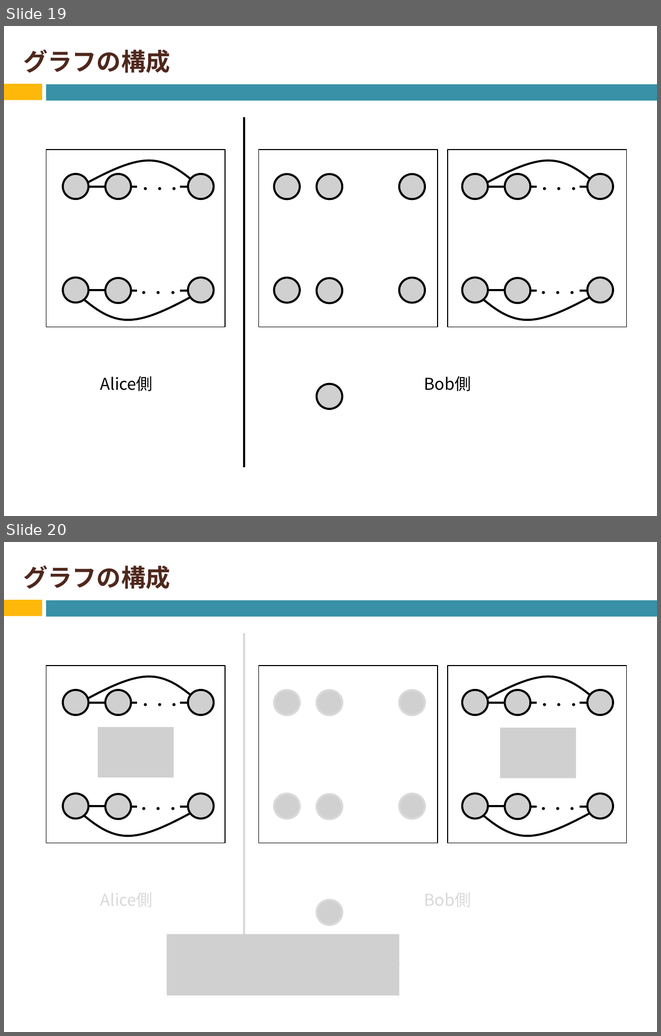
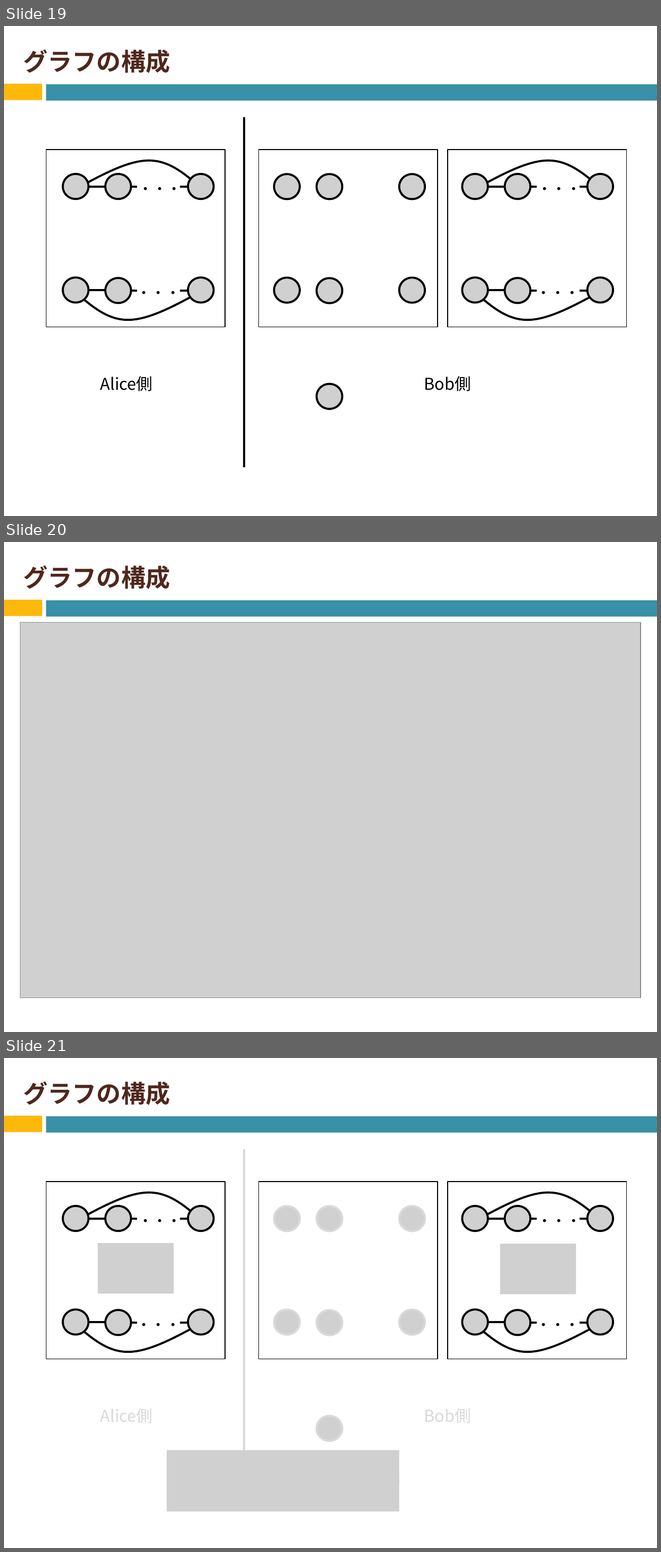
Before and after one commit to Izulabo-nitech/Distributed_Complexity_of_k-Maximal_Independent_Set_Verification, a slide deck: chukan/chukan2020_sato.pptx. Shown one above the other, each under a label of ours: slides 19 and 20 before the commit, slides 19, 20 and 21 after it. The pictures are 661x1036 and 661x1552 pixels, drawn with LibreOffice and Linux fonts; fonts in the diff are those of the drawing; grey boxes stand for pictures. Boxes give left, top, right and bottom in pixels: in the first picture for what was removed or moved away, otherwise in the second. Text is boxed around its words. In the diff, an @@ line names an element or a change of style, - is before the commit and + after.

Commit message:
グラフ関連以外だいたい書いた

```diff
--- a/chukan/chukan2020_sato.pptx
+++ b/chukan/chukan2020_sato.pptx
@@ slide 20 added at <box>4,542,657,1032</box>, background #FFFFFF; not listed: 2 template elements that a slide beside it also shows @@
@@ title added at <box>23,565,170,589</box>, 27 pt, text #4F271C, bold @@
+グラフの構成
@@ picture added at <box>20,623,641,998</box> @@
@@ what was slide 20 is now slide 21 @@
```
Also in this commit, not shown: 15 other files.
